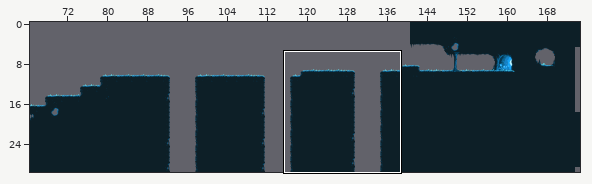
Tiled map, stored at Vacio/Assets/Maps/LevelMap3.tmx. The picture above shows the old version from afar; the outline marks the close-up.
Close-up. First the earlier version:
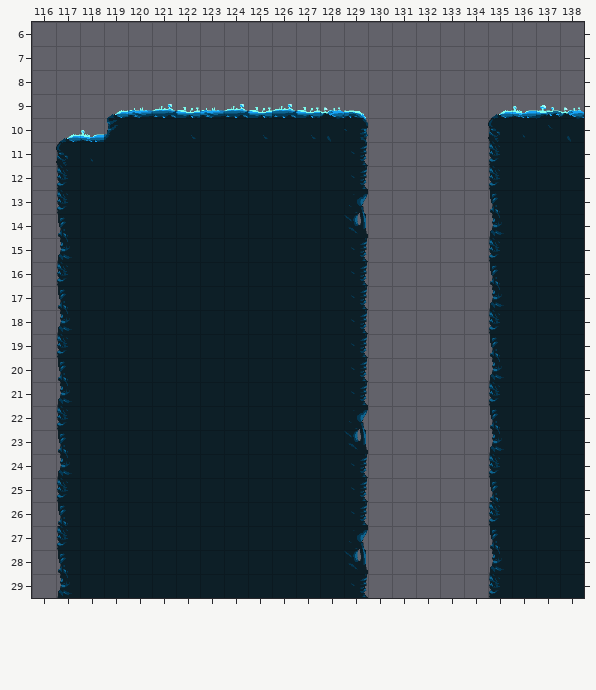
Cells are 32x32 px. Shown: x 116..138, y 6..29.
Once edited:
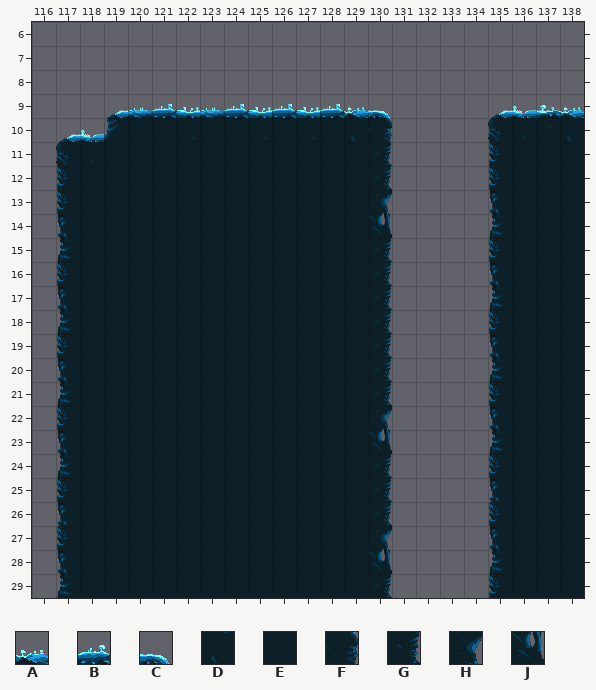
Key: from "tiles": A 27, B 29, C 31, D 47, E 48, F 51, G 71, H 91, J 111.
_ is an empty cell, . an unchanged one.
From old to new:
--- layer "Ground"
@@ x 128..130 @@
- 9 AC_
-10 DF_
-11 .G_
-12 .G_
-13 .H_
-14 .J_
-15 .G_
-16 .G_
-17 .G_
-18 .G_
-19 .G_
-20 .G_
-21 .G_
-22 .H_
-23 .J_
-24 .G_
-25 .G_
-26 .G_
-27 .H_
-28 .J_
-29 .G_
+ 9 BAC
+10 EDF
+11 .EG
+12 .EG
+13 .EH
+14 .EJ
+15 .EG
+16 .EG
+17 .EG
+18 .EG
+19 .EG
+20 .EG
+21 .EG
+22 .EH
+23 .EJ
+24 .EG
+25 .EG
+26 .EG
+27 .EH
+28 .EJ
+29 .EG
Boxes around the changes in both close-ups, in picture pixels (x1, y1, x2, y2):
changed: (320, 104, 392, 598)
